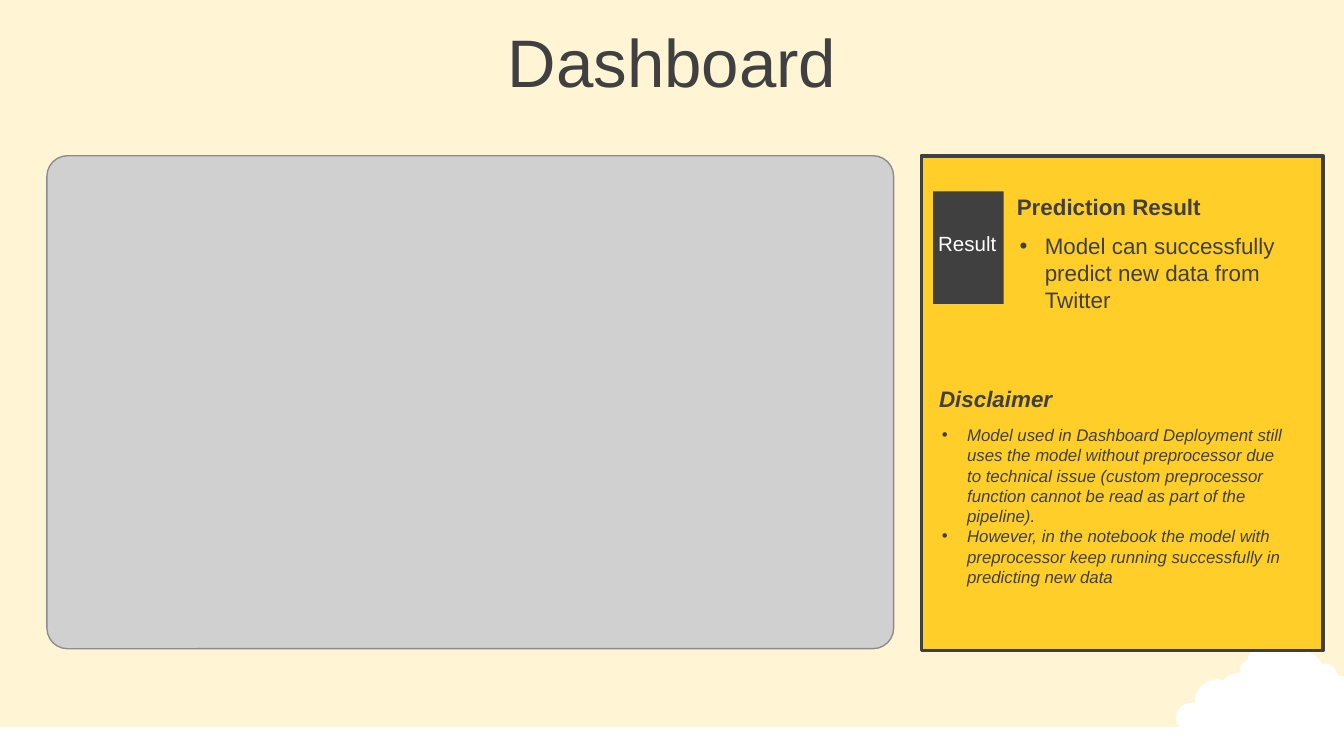
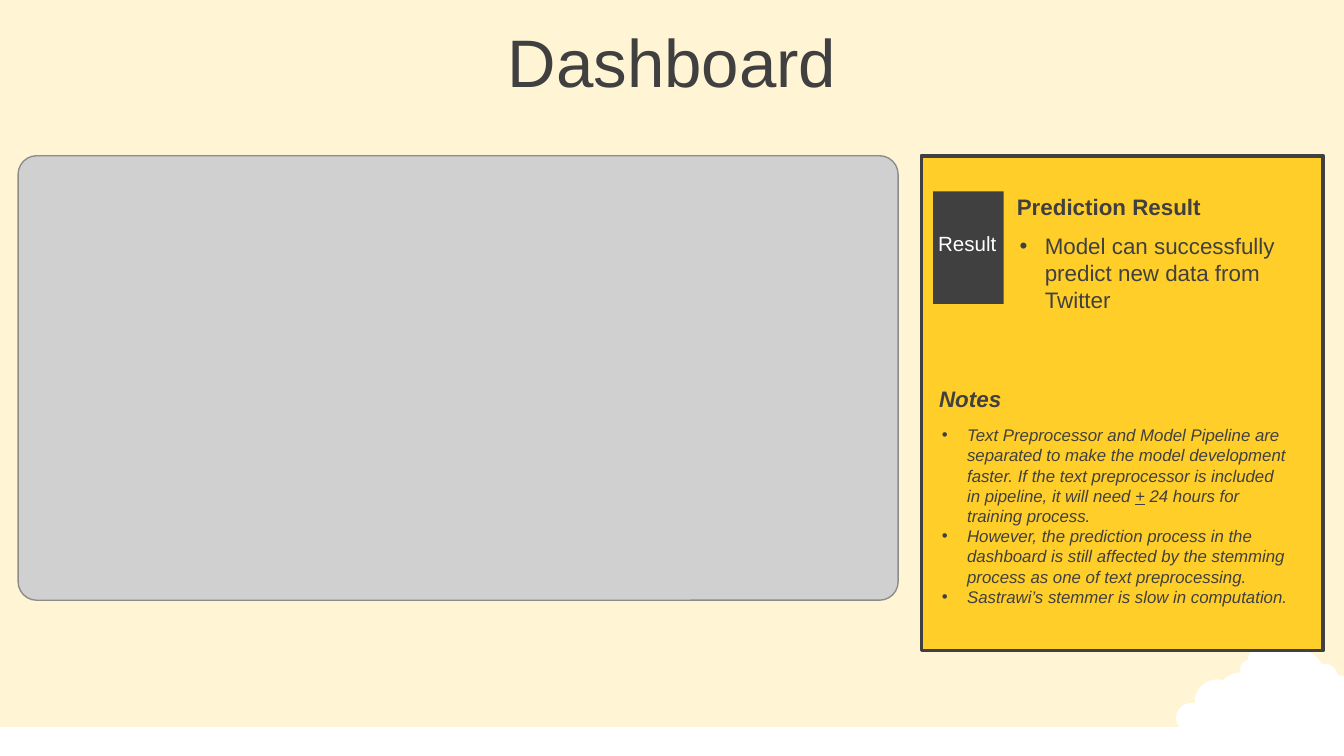
Before and after one commit to Damianus04/data-science-purwadhika-final-project, a slide deck: slide 21 of 0-Final-Project-Presentation.pptx. Drawn at 1344x756 pixels with LibreOffice and Linux fonts; fonts in the diff are those of the drawing; grey boxes stand for pictures. Boxes give left, top, right and bottom in pixels: in the first picture for what was removed or moved away, otherwise in the second. Text is boxed around its words. In the diff, an @@ line names an element or a change of style, - is before the commit and + after.

Commit message:
final notebook & final deck

```diff
--- a/0-Final-Project-Presentation.pptx
+++ b/0-Final-Project-Presentation.pptx
@@ picture: place and size @@
-picture at (47, 156, 894, 649)
+picture at (19, 156, 899, 601)
@@ text at (939, 391, 1001, 407): text changed @@
-Disclaimer
+Notes
@@ text at (967, 429, 1287, 607): text changed @@
-• Model used in Dashboard Deployment still uses the model without preprocessor due to technical issue (custom preprocessor function cannot be read as part of the pipeline).
-• However, in the notebook the model with preprocessor keep running successfully in predicting new data
+• Text Preprocessor and Model Pipeline are separated to make the model development faster. If the text preprocessor is included in pipeline, it will need + 24 hours for training process.
+• However, the prediction process in the dashboard is still affected by the stemming process as one of text preprocessing.
+• Sastrawi’s stemmer is slow in computation.
```
Also in this commit, not shown: 9 other slides changed, 5 other files.
